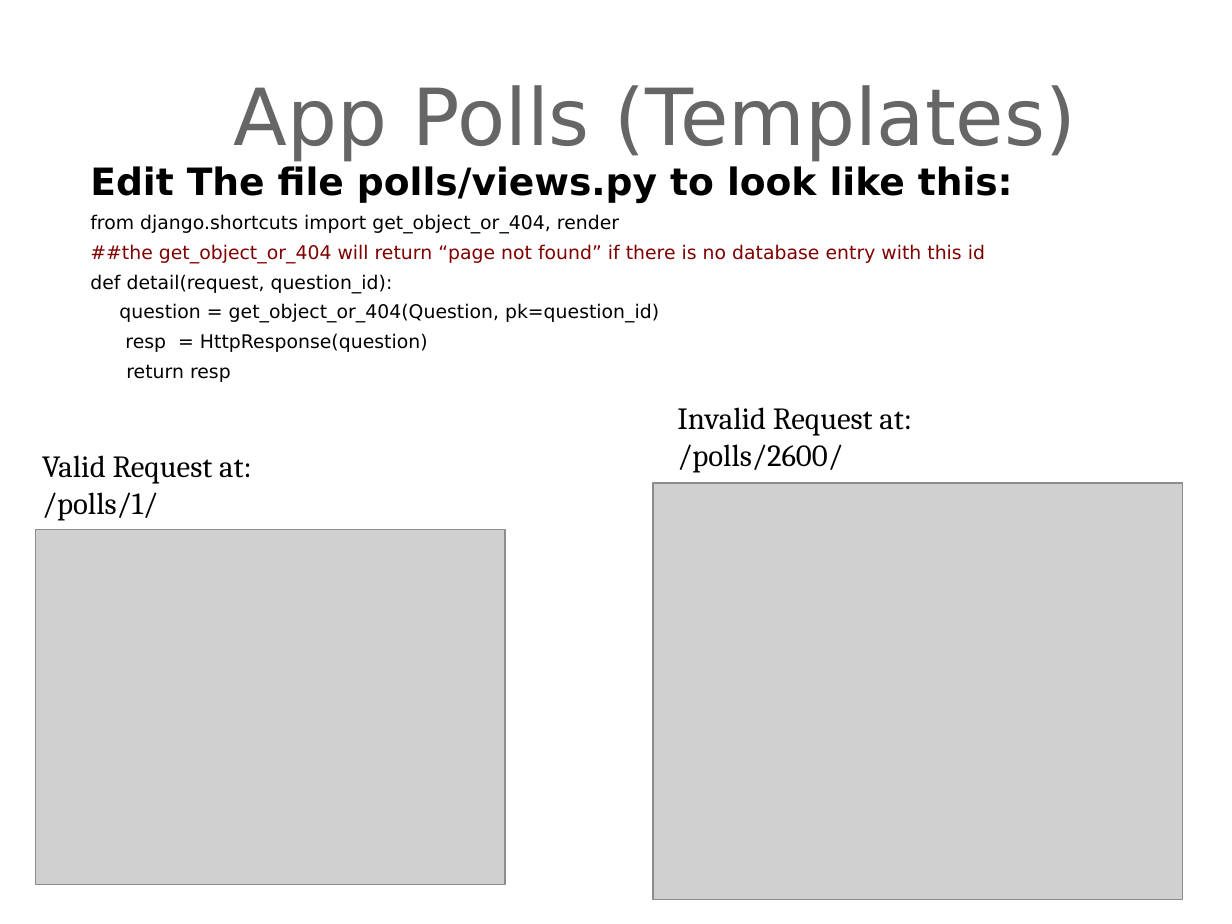
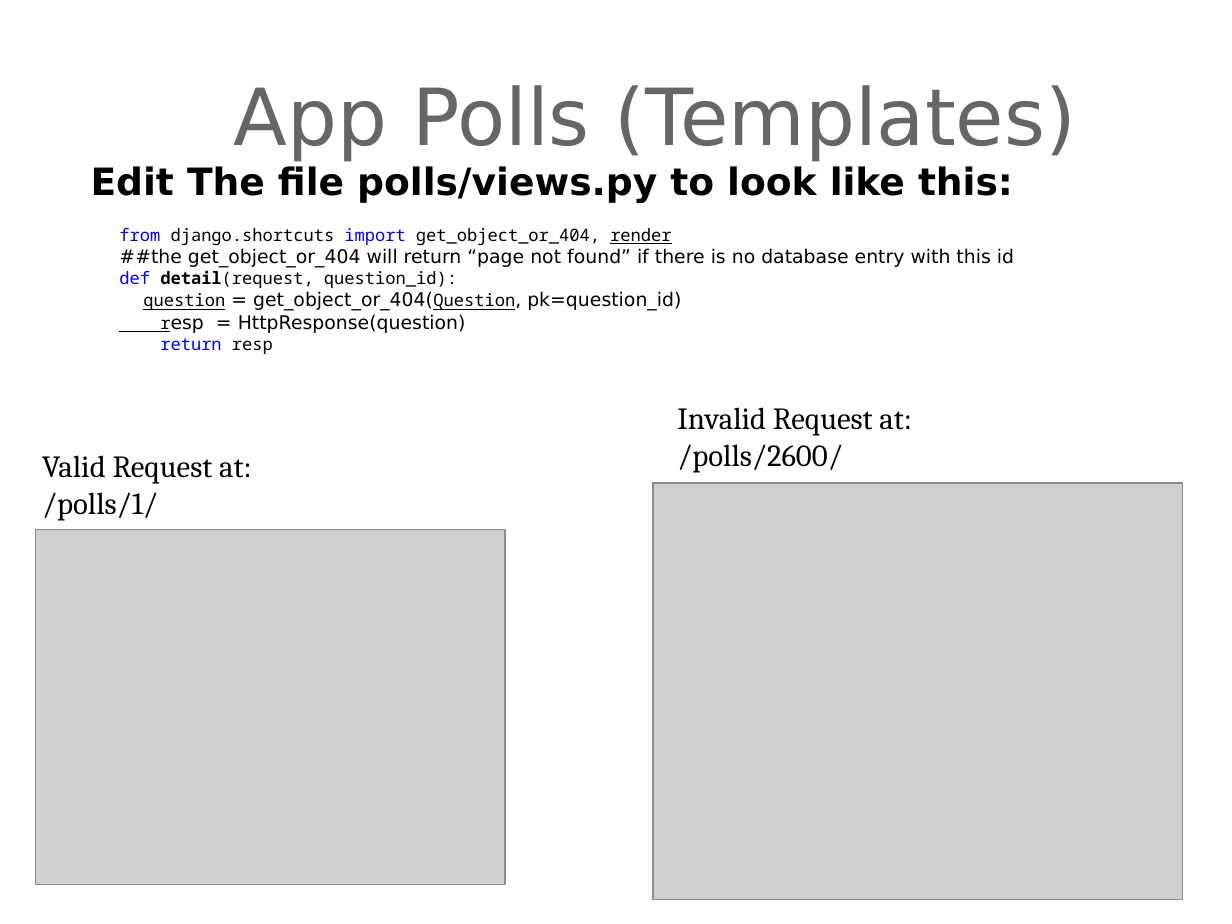
Before and after one commit to derekawilson72/CodeIT-viz-prj, a slide deck: slide 11 of Presentations/djangointroduction-Lesson04.ppt. Drawn at 1232x924 pixels with LibreOffice and Linux fonts; fonts in the diff are those of the drawing; grey boxes stand for pictures; background and template pictures are left out. Boxes give left, top, right and bottom in pixels: in the first picture for what was removed or moved away, otherwise in the second. Text is boxed around its words. In the diff, an @@ line names an element or a change of style, - is before the commit and + after.

```diff
--- a/Presentations/djangointroduction-Lesson04.ppt
+++ b/Presentations/djangointroduction-Lesson04.ppt
@@ text "Edit The file polls/views.py to ..." at <box>91,166,1014,354</box>: size 11 to 10 pt, font DejaVu Sans to Noto Sans Mono in "from django.shortcuts import get_object_or_404, render", "def detail(request, question_id):", "question get_object_or_404(Question,", "resp" and 1 more places; text colour #000000 to #0000FF in "from import", "def", "return"; underline on in "render", "question get_object_or_404(Question,", "resp"; text colour #800000 to #000000 in "##the get_object_or_404 will return “page not found” ..."; bold on in "detail(request,"; indent changed; line spacing 0.9 to 1; less space between paragraphs @@
```
Also in this commit, not shown: 9 other slides changed, 3 other files.
